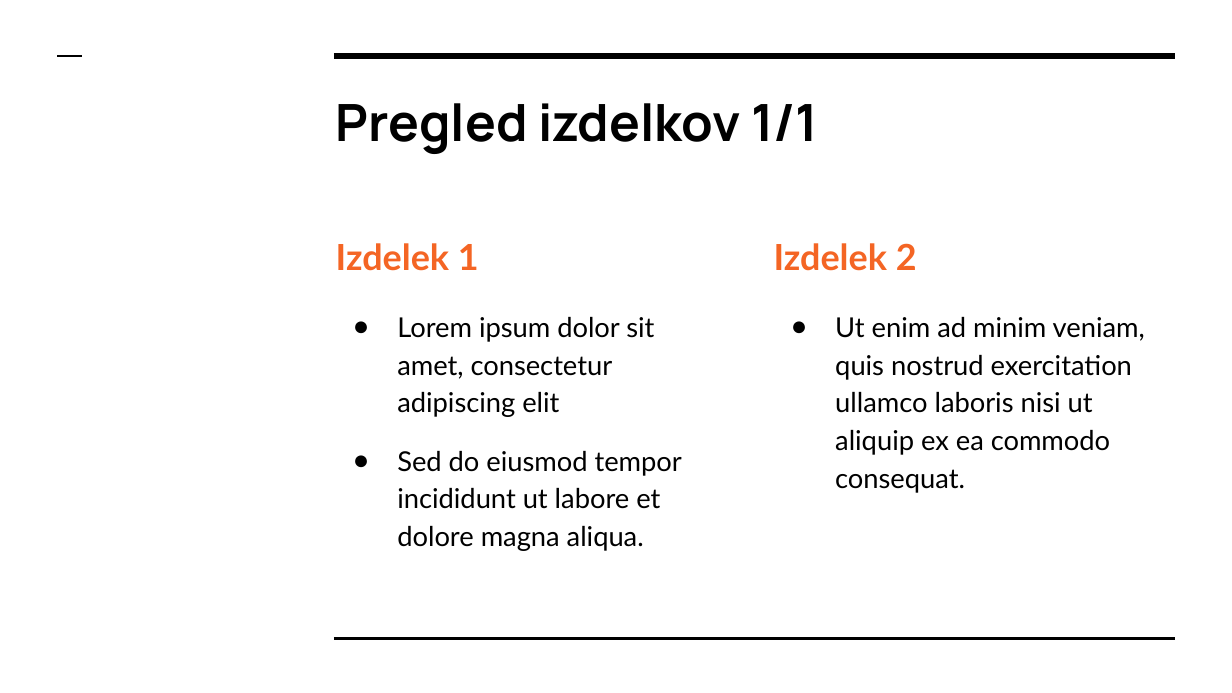
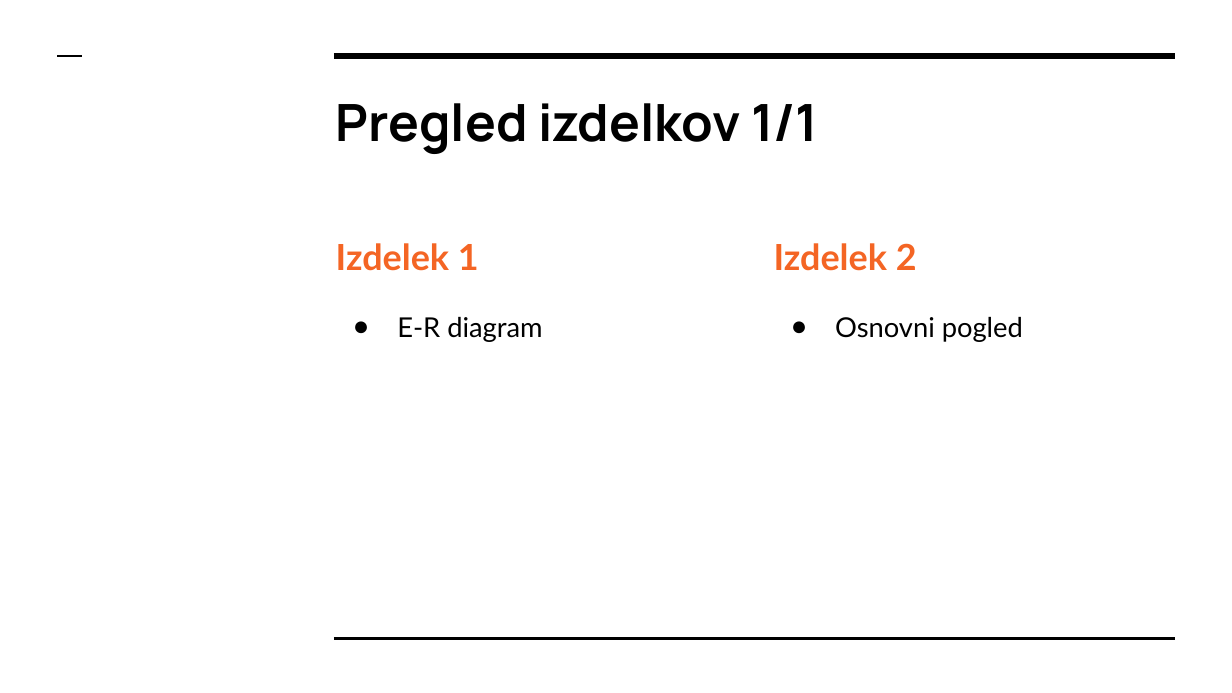
Before and after one commit to MatijaDolzan/Praktikum7, a slide deck: slide 3 of Seminar #1 Programiranje 2.pptx. Drawn at 1232x693 pixels with LibreOffice and Linux fonts; fonts in the diff are those of the drawing. Boxes give left, top, right and bottom in pixels: in the first picture for what was removed or moved away, otherwise in the second. Text is boxed around its words. In the diff, an @@ line names an element or a change of style, - is before the commit and + after.

Commit message:
Posodobitev
Posodobitev

```diff
--- a/Seminar #1 Programiranje 2.pptx
+++ b/Seminar #1 Programiranje 2.pptx
@@ text at [397, 317, 542, 342]: text changed @@
-● Lorem ipsum dolor sit amet, consectetur adipiscing elit
-● Sed do eiusmod tempor incididunt ut labore et dolore magna aliqua.
+● E-R diagram
@@ text at [835, 317, 1023, 342]: text changed @@
-● Ut enim ad minim veniam, quis nostrud exercitation ullamco laboris nisi ut aliquip ex ea commodo consequat.
+● Osnovni pogled
```
